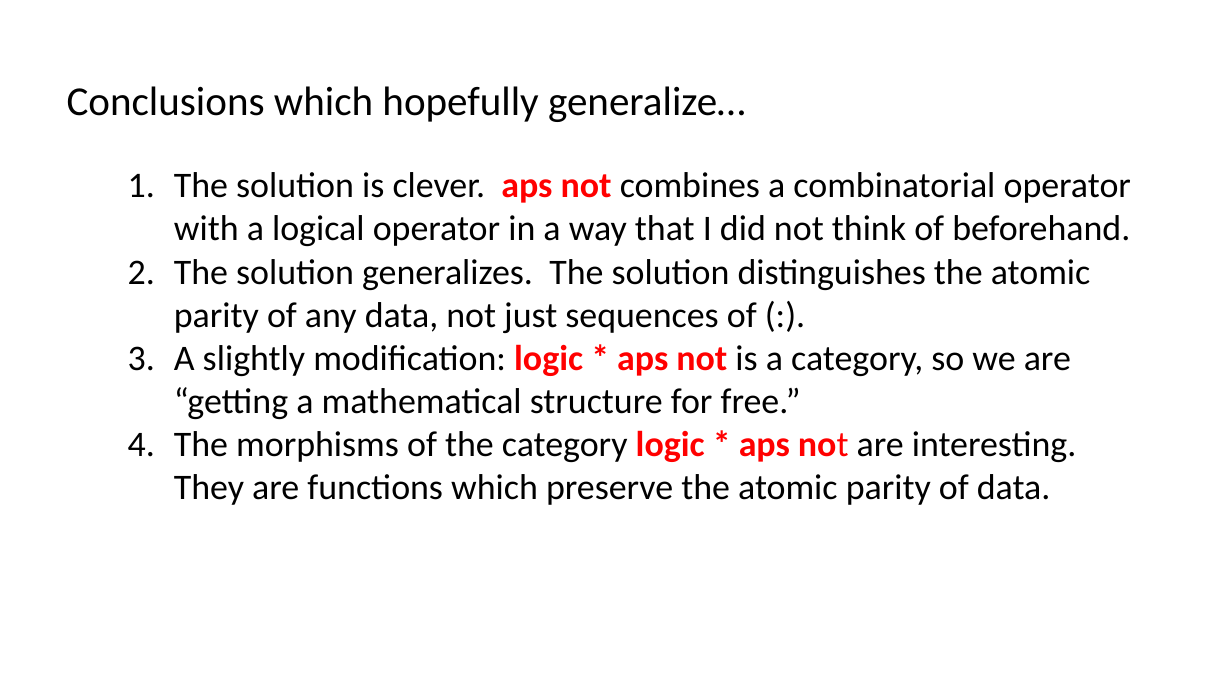
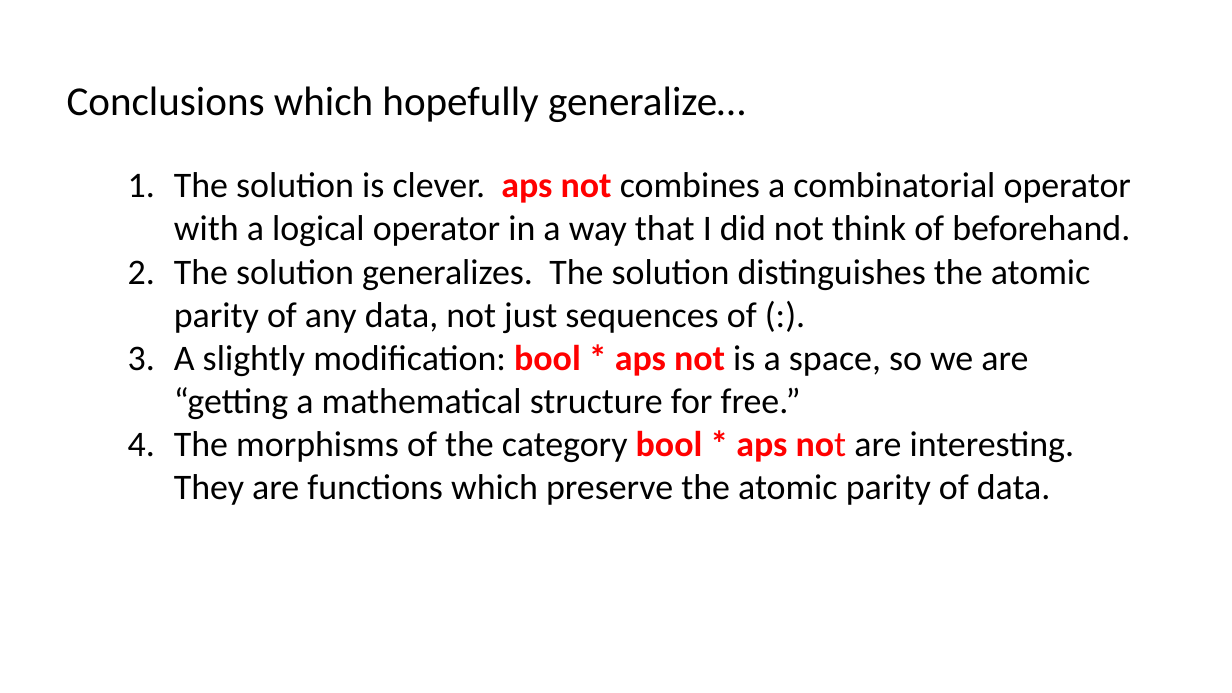
Before and after one commit to Saul-Youssef/coda, a slide deck: slide 31 of doc/talk/coda.pptx (slide 30 before the commit). Drawn at 1232x693 pixels with LibreOffice and Linux fonts; fonts in the diff are those of the drawing. Boxes give left, top, right and bottom in pixels: in the first picture for what was removed or moved away, otherwise in the second. Text is boxed around its words. In the diff, an @@ line names an element or a change of style, - is before the commit and + after.

```diff
--- a/doc/talk/coda.pptx
+++ b/doc/talk/coda.pptx
@@ text at [174, 344, 1075, 505]: text changed @@
-3. A slightly modification: logic * aps not is a category, so we are “getting a mathematical structure for free.”
-4. The morphisms of the category logic * aps not are interesting. They are functions which preserve the atomic parity of data.
+3. A slightly modification: bool * aps not is a space, so we are “getting a mathematical structure for free.”
+4. The morphisms of the category bool * aps not are interesting. They are functions which preserve the atomic parity of data.
```
Also in this commit, not shown: 10 other slides changed, 5 slides added, 5 slides removed, 1 other file.
